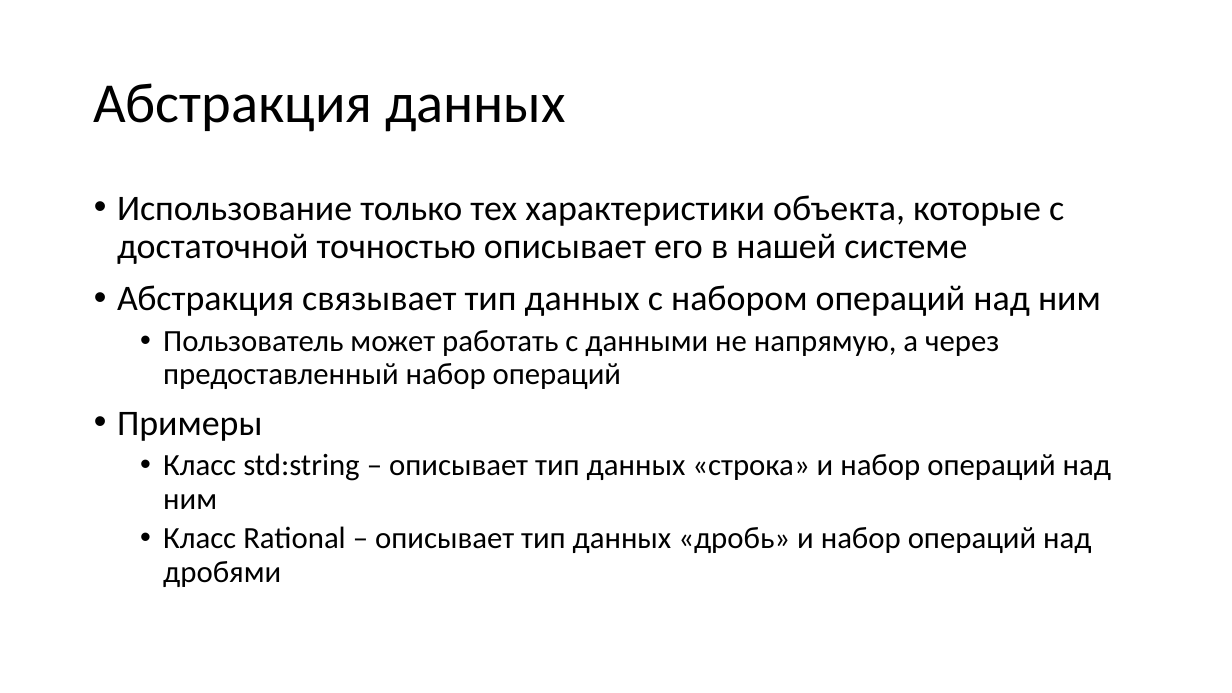
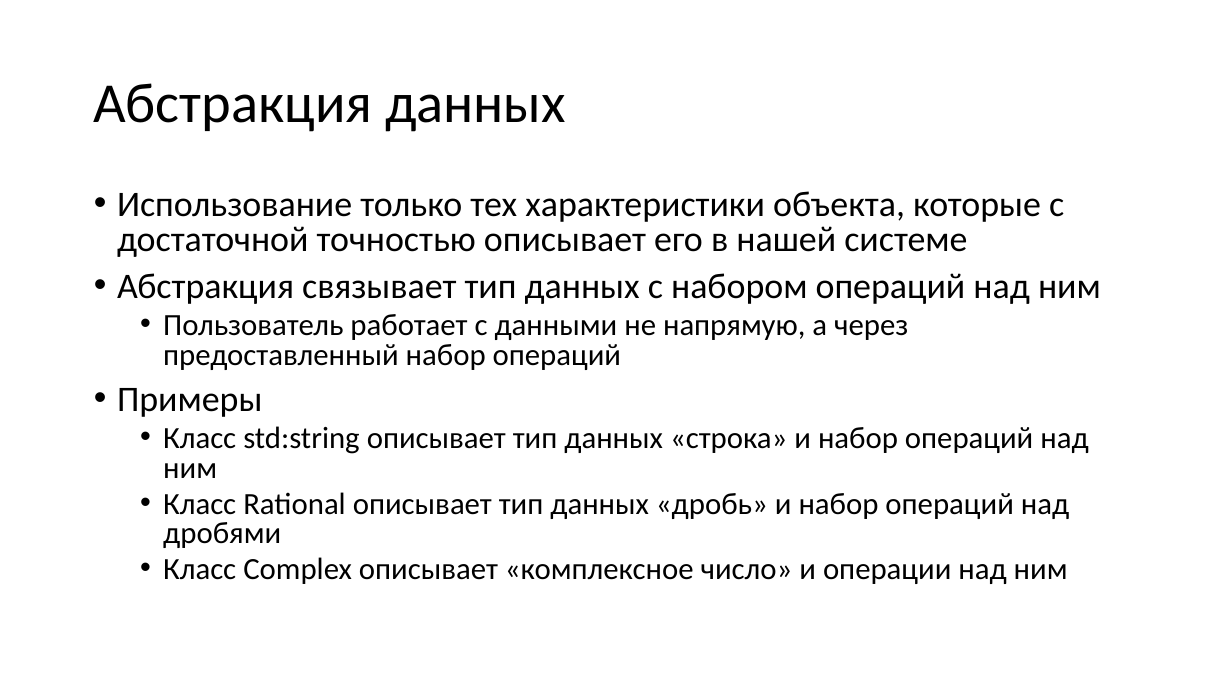
Before and after one commit to alexey-malov/oop, a slide deck: slide 7 of lectures/02/Основы ООП.pptx (slide 11 before the commit). Drawn at 1232x693 pixels with LibreOffice and Linux fonts; fonts in the diff are those of the drawing. Boxes give left, top, right and bottom in pixels: in the first picture for what was removed or moved away, otherwise in the second. Text is boxed around its words. In the diff, an @@ line names an element or a change of style, - is before the commit and + after.

```diff
--- a/lectures/02/Основы ООП.pptx
+++ b/lectures/02/Основы ООП.pptx
@@ text at (117,191,1101,417): line spacing 0.9 to 0.8 @@
@@ text at (163,314,908,370): text changed @@
-  • Пользователь может работать с данными не напрямую, а через предоставленный набор операций
+  • Пользователь работает с данными не напрямую, а через предоставленный набор операций
@@ text at (163,426,1088,584): text changed @@
-  • Класс std:string – описывает тип данных «строка» и набор операций над ним
-  • Класс Rational – описывает тип данных «дробь» и набор операций над дробями
+  • Класс std:string описывает тип данных «строка» и набор операций над ним
+  • Класс Rational описывает тип данных «дробь» и набор операций над дробями
+  • Класс Complex описывает «комплексное число» и операции над ним
```
Also in this commit, not shown: 13 other slides changed, 8 slides added, 5 slides removed, 10 other files.
